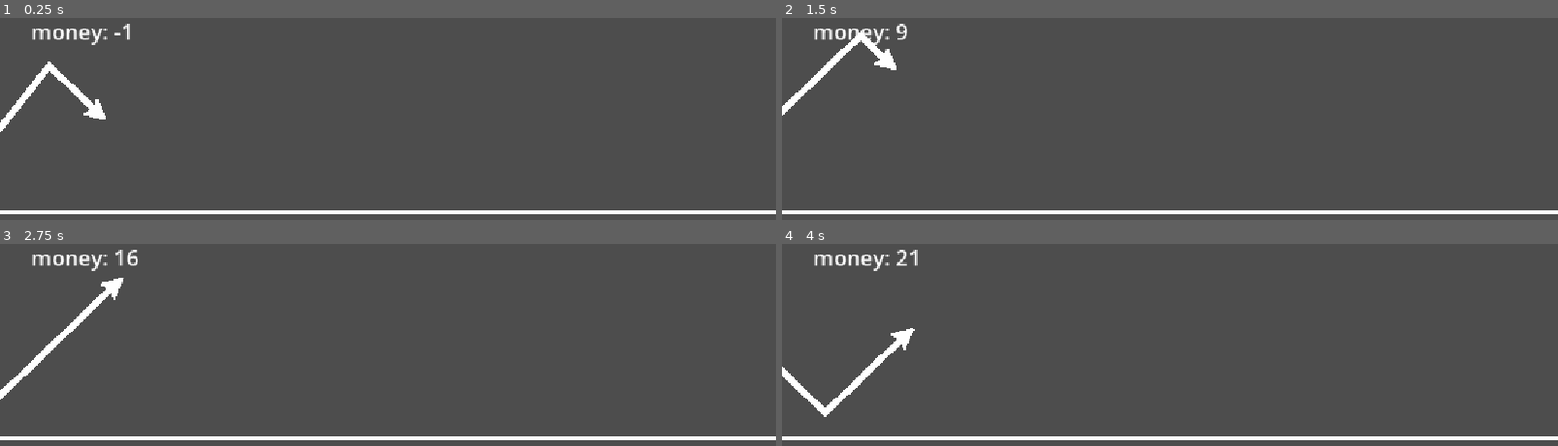
Above: before the commit, frames 1-4 (two rows, left to right).
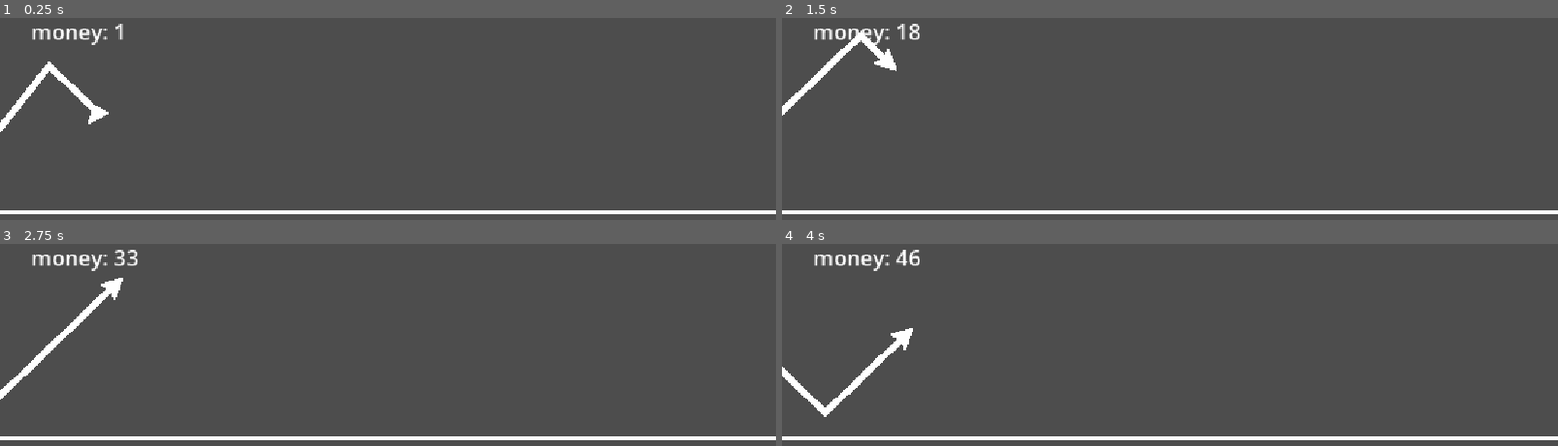
Above: after the commit, the same moments.

Repository: yarkoasaf/lauchablast-capitalism-1bitjam
Game: Godot game, scene res://node_2d.tscn
Same seed, same stepped clock (60 frames per second), same inputs: the game is played once before the commit and once after it.
Inputs:
- Up to frame 1 (0.25 s): no input
- Up to frame 2 (1.5 s): tap A (wave) at 0.6, 1.35 s
- Up to frame 3 (2.75 s): tap A (wave) at 2.1 s
- Up to frame 4 (4 s): tap A (wave) at 2.85, 3.6 s

The runs differ from the first frame. In frame 1, 0.2% of the frame differs, in the area x 10-17%, y 2-53%; in frame 2, 0.2%; in frame 3, 0.2%; in frame 4, 0.2%.

Commit message:
colition and arrow rotation fix

Diff:
--- a/character_body_2d.gd
+++ b/character_body_2d.gd
@@ -7,20 +7,22 @@
 var going_up := false
 var area : bool = 1
 
+
 func _physics_process(_delta: float) -> void:
 	# Toggle on key press
 	if Input.is_action_just_pressed("wave"):
 		going_up = !going_up
+		rotation = 0.75 if velocity.y < 0 else -0.75
 
 	velocity.y = -speed_y if going_up else speed_y
 	velocity.x = speed_x
-	rotation = -340 if going_up else 340
+
 	move_and_slide()
 
 	#gain money if area top, lose money if area bottom
-	global.gain_money(1) if area else global.lose_money(1)
+	global.gain_money(2) if area else global.lose_money(2)
 	#gain money if go up, lose money if go down
-	global.gain_money(2) if velocity.y < 0 else global.lose_money(2)
+	global.gain_money(1) if velocity.y < 0 else global.lose_money(1)
 
 
 
--- a/node_2d.tscn
+++ b/node_2d.tscn
@@ -51,11 +51,11 @@
 [sub_resource type="LabelSettings" id="LabelSettings_0hol4"]
 font_size = 32
 
+[sub_resource type="RectangleShape2D" id="RectangleShape2D_q6r6c"]
+size = Vector2(1152, 306)
+
 [sub_resource type="CircleShape2D" id="CircleShape2D_d21ai"]
 radius = 61.42
-
-[sub_resource type="RectangleShape2D" id="RectangleShape2D_q6r6c"]
-size = Vector2(1152, 324)
 
 [node name="Node2D" type="Node2D" unique_id=915550732]
 
@@ -80,6 +80,25 @@
 label_settings = SubResource("LabelSettings_0hol4")
 script = ExtResource("3_epypp")
 
+[node name="StockArrow" type="Sprite2D" parent="." unique_id=1811553906]
+position = Vector2(1681.0001, 321.99997)
+rotation = 1.5707964
+scale = Vector2(0.079201326, 7.30031)
+texture = ExtResource("2_epypp")
+
+[node name="AreaGain" type="Area2D" parent="." unique_id=1054746678]
+
+[node name="CollisionShape2D" type="CollisionShape2D" parent="AreaGain" unique_id=517594626]
+position = Vector2(576, 153)
+shape = SubResource("RectangleShape2D_q6r6c")
+
+[node name="AreaLose" type="Area2D" parent="AreaGain" unique_id=528845262]
+
+[node name="CollisionShape2D" type="CollisionShape2D" parent="AreaGain/AreaLose" unique_id=1094923336]
+position = Vector2(576, 495)
+shape = SubResource("RectangleShape2D_q6r6c")
+debug_color = Color(0.9935697, 0.07716196, 0, 0.41960785)
+
 [node name="CharacterBody2D" type="CharacterBody2D" parent="." unique_id=550676385]
 position = Vector2(143, 101.000015)
 scale = Vector2(0.12899998, 0.12899998)
@@ -100,24 +119,5 @@
 shape = SubResource("CircleShape2D_d21ai")
 debug_color = Color(1.504086e-07, 0.116840295, 0.14358988, 0.41960785)
 
-[node name="StockArrow" type="Sprite2D" parent="." unique_id=1811553906]
-position = Vector2(1681.0001, 321.99997)
-rotation = 1.5707964
-scale = Vector2(0.079201326, 7.30031)
-texture = ExtResource("2_epypp")
-
-[node name="AreaGain" type="Area2D" parent="." unique_id=1054746678]
-
-[node name="CollisionShape2D" type="CollisionShape2D" parent="AreaGain" unique_id=517594626]
-position = Vector2(576, 162)
-shape = SubResource("RectangleShape2D_q6r6c")
-
-[node name="AreaLose" type="Area2D" parent="AreaGain" unique_id=528845262]
-
-[node name="CollisionShape2D" type="CollisionShape2D" parent="AreaGain/AreaLose" unique_id=1094923336]
-position = Vector2(576, 486)
-shape = SubResource("RectangleShape2D_q6r6c")
-debug_color = Color(0.9935697, 0.07716196, 0, 0.41960785)
-
 [connection signal="body_entered" from="AreaGain" to="CharacterBody2D" method="_on_area_gain_body_entered"]
 [connection signal="body_entered" from="AreaGain/AreaLose" to="CharacterBody2D" method="_on_area_lose_body_entered"]
